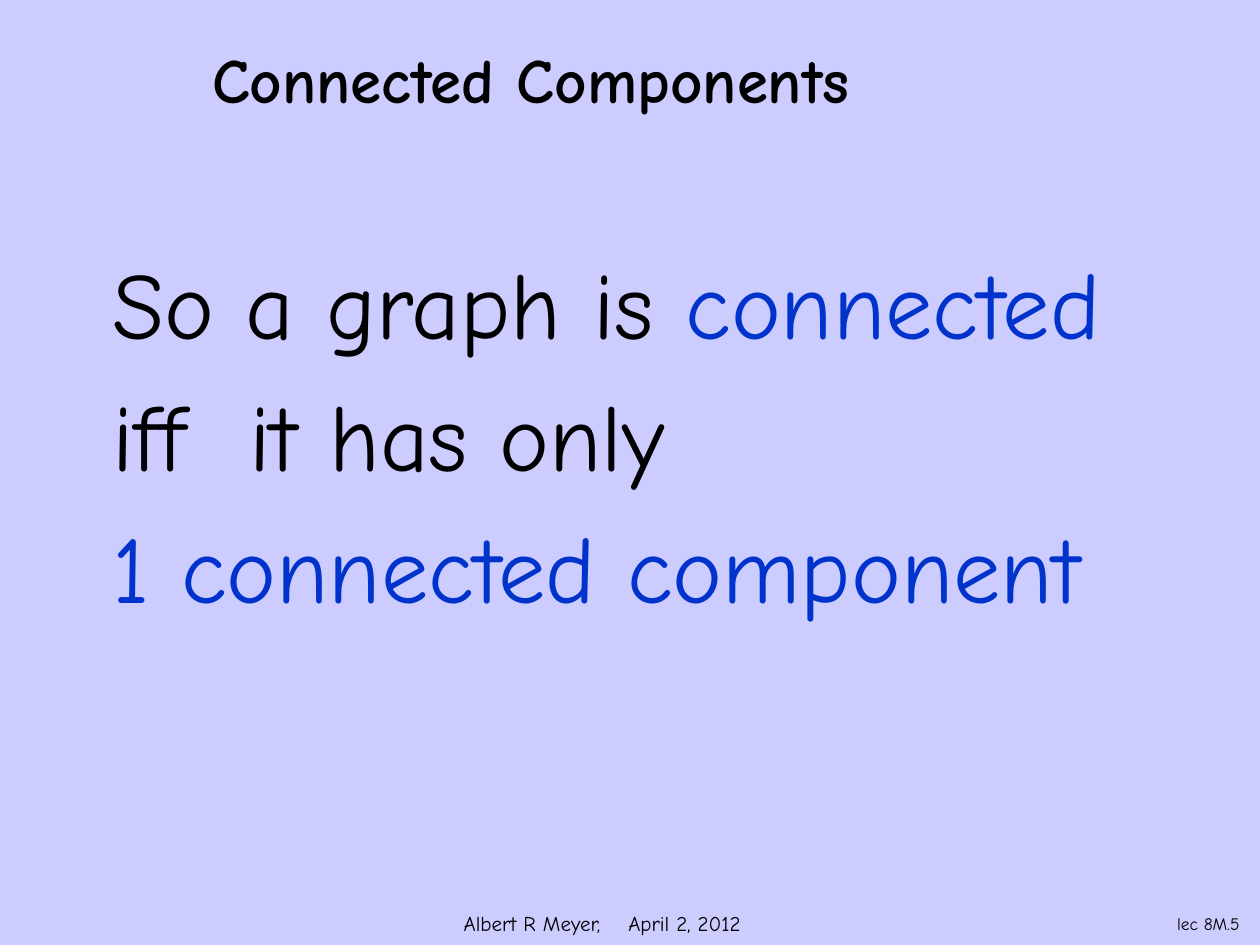
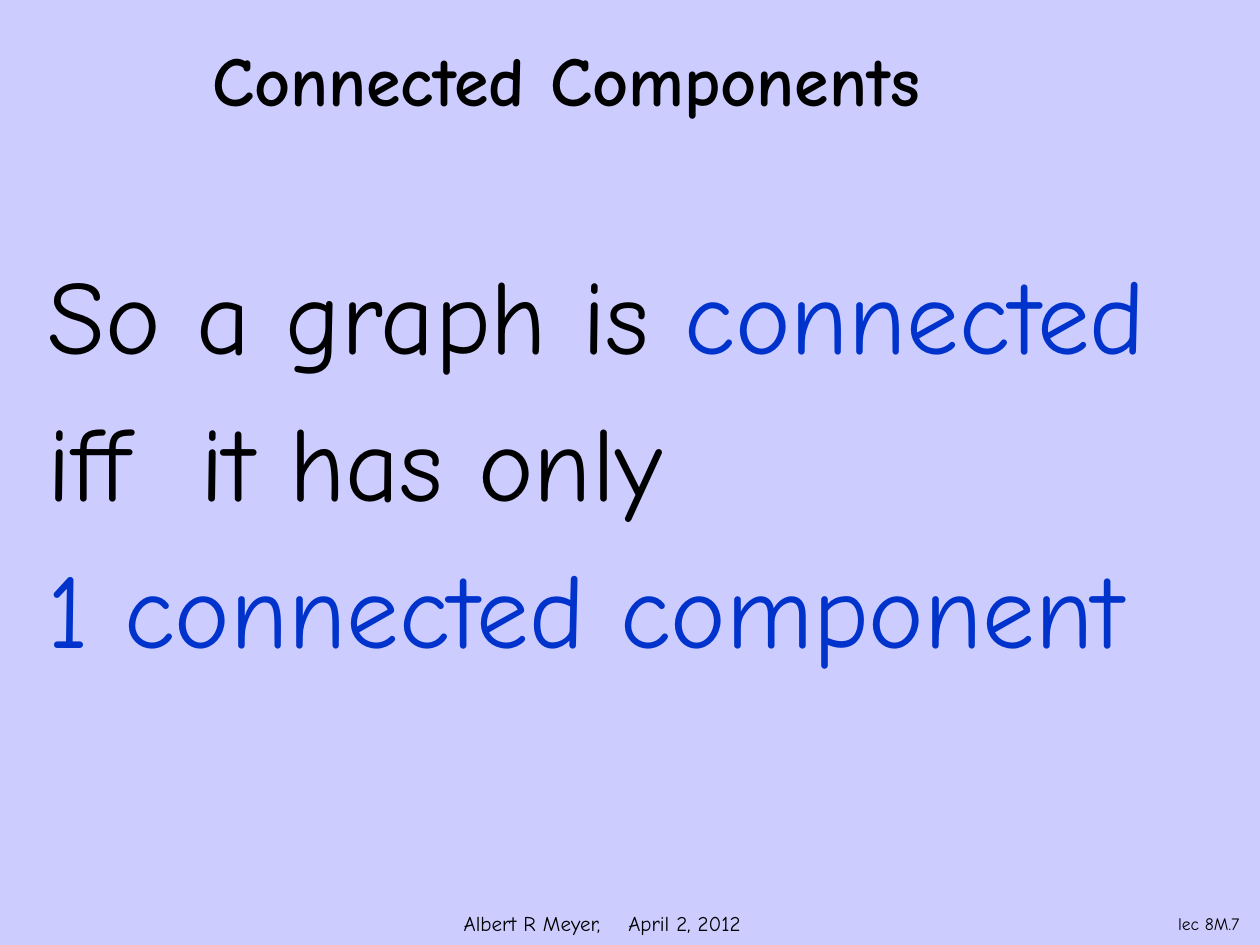
Before and after one commit to armeyer/mcs_web, a slide deck: slide 7 of spring12/slidesS12/simple-connect.pptx (slide 5 before the commit). Drawn at 1260x945 pixels with LibreOffice and Linux fonts; fonts in the diff are those of the drawing; background and template pictures are left out. Boxes give left, top, right and bottom in pixels: in the first picture for what was removed or moved away, otherwise in the second. Text is boxed around its words. In the diff, an @@ line names an element or a change of style, - is before the commit and + after.

Commit message:
add simple-k-connect.pptx, edit simple-connect.pptx

```diff
--- a/spring12/slidesS12/simple-connect.pptx
+++ b/spring12/slidesS12/simple-connect.pptx
@@ title "Connected Components" at [212, 58, 919, 119]: size 36 to 40 pt @@
@@ text "So a graph is connected": place and size @@
-text "So a graph is connected" at [112, 274, 1100, 622]
+text "So a graph is connected" at [48, 282, 1146, 669]
@@ text "So a graph is connected" at [48, 282, 1146, 669]: size 54 to 60 pt; more space between paragraphs @@
@@ page number at [1178, 918, 1240, 930]: text changed @@
-lec 8M.5
+lec 8M.7
```
Also in this commit, not shown: 3 other slides changed, 2 slides added, 13 slides removed, 1 other file.
